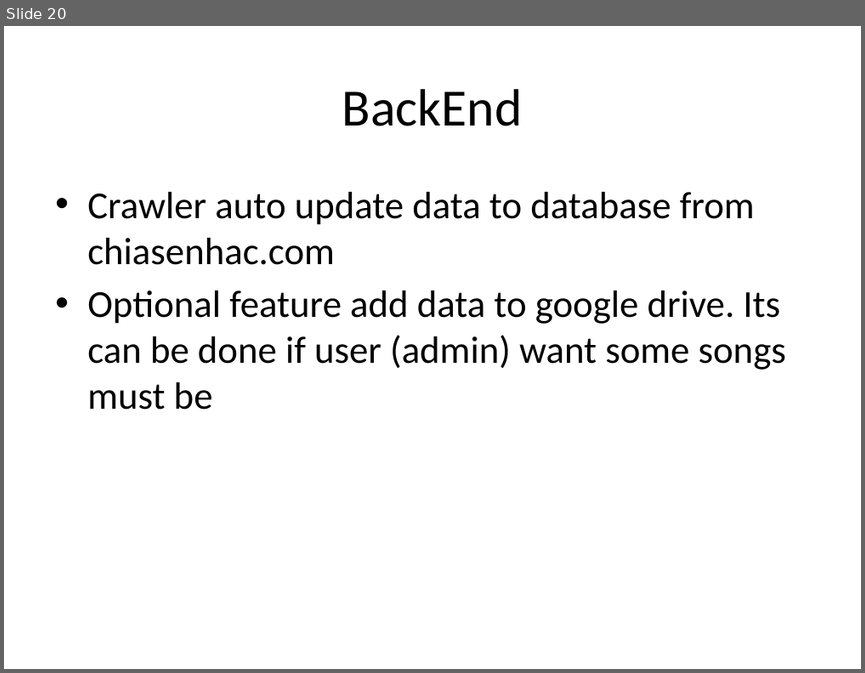
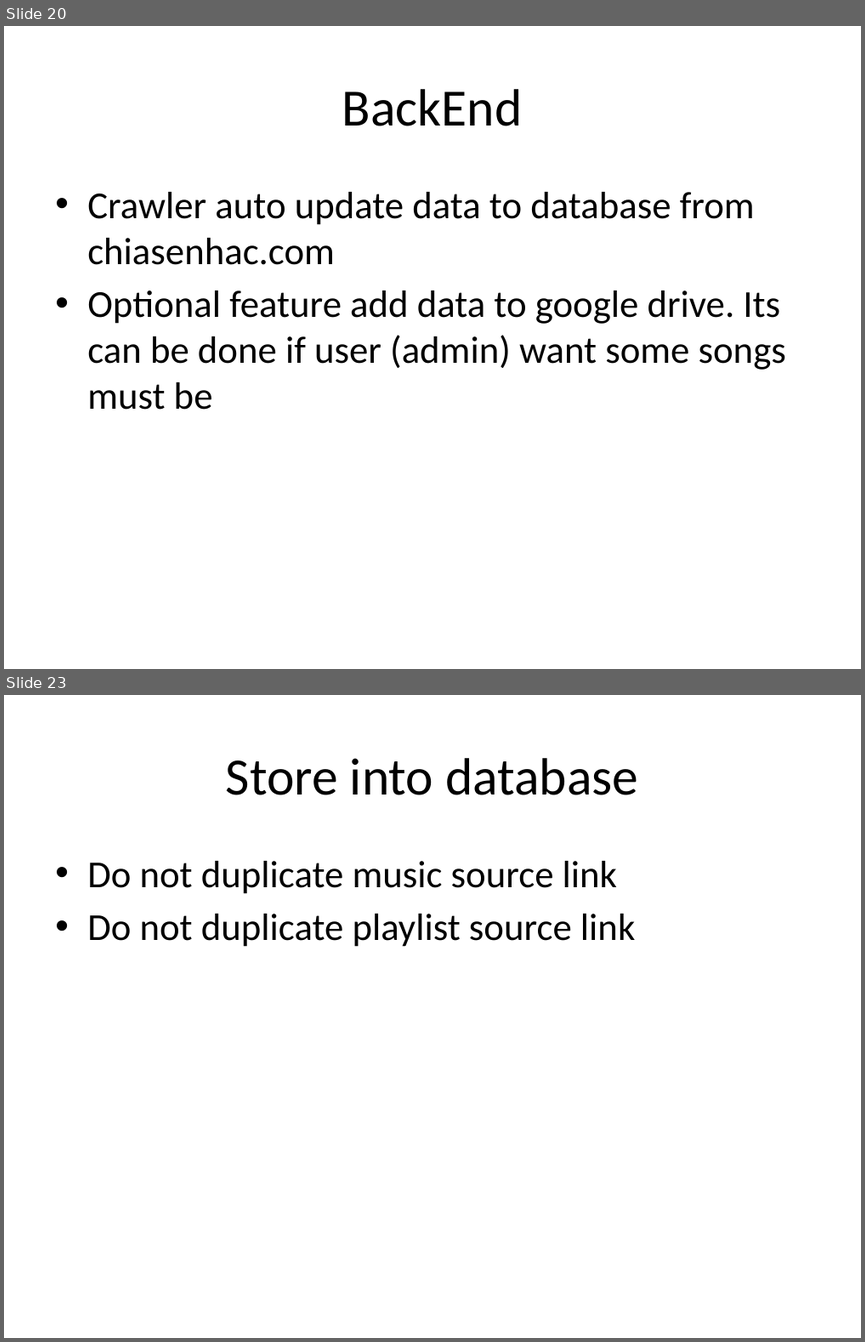
Before and after one commit to google-code-export/dau-gia-truc-tuyen-dhnl2, a slide deck: source/musicpage/Documents/Music page.pptx. Shown one above the other, each under a label of ours: slide 20 before the commit, slides 20 and 23 after it; the slides between them are not shown. The pictures are 865x673 and 865x1342 pixels, drawn with LibreOffice and Linux fonts; fonts in the diff are those of the drawing. Boxes give left, top, right and bottom in pixels: in the first picture for what was removed or moved away, otherwise in the second. Text is boxed around its words. In the diff, an @@ line names an element or a change of style, - is before the commit and + after.

```diff
--- a/source/musicpage/Documents/Music page.pptx
+++ b/source/musicpage/Documents/Music page.pptx
@@ slide 23 added at <box>4,695,861,1338</box>, background #FFFFFF @@
@@ title added at <box>226,758,638,795</box>, 44 pt, text #000000 @@
+Store into database
@@ text added at <box>87,861,635,947</box>, 32 pt, text #000000 @@
+• Do not duplicate music source link
+• Do not duplicate playlist source link
```
Also in this commit, not shown: 2 slides changed, 3 other files.
